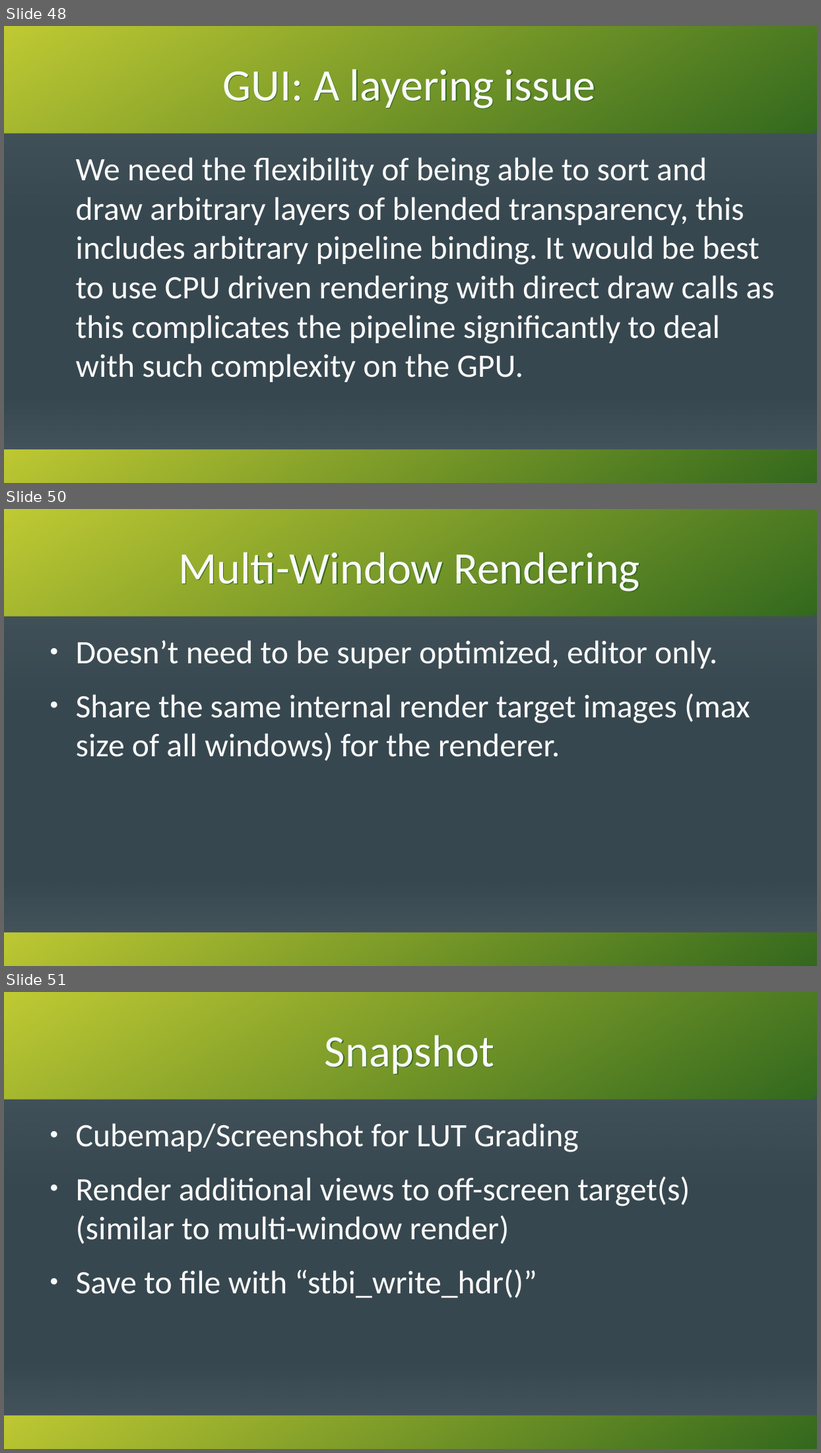
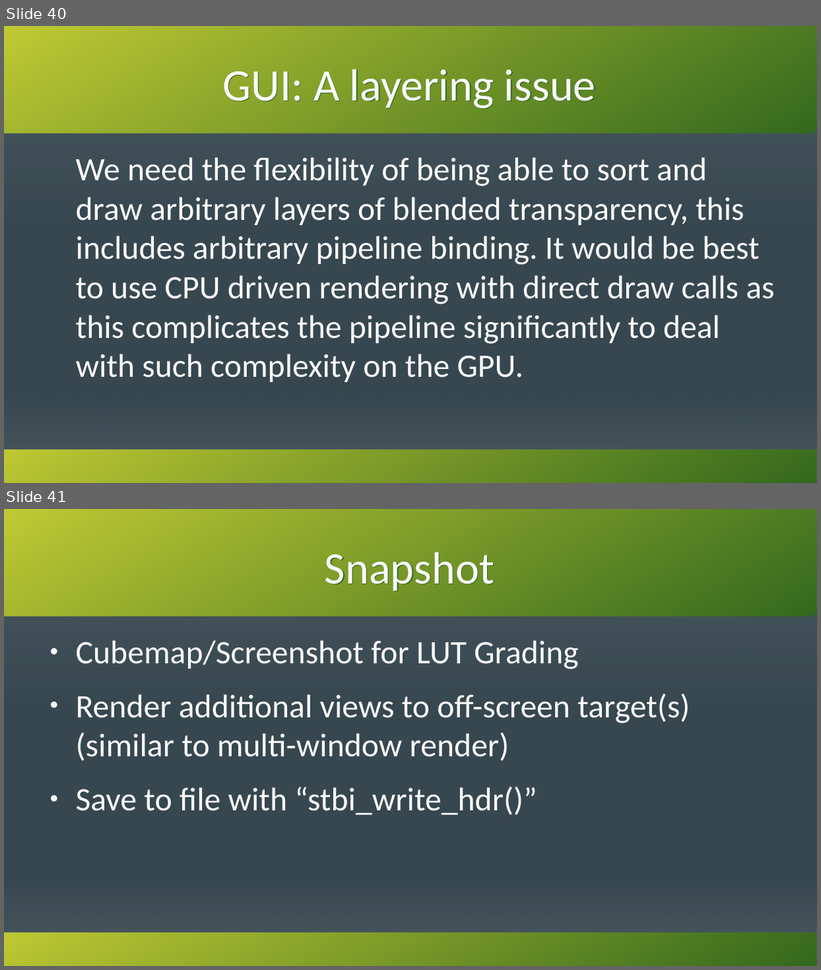
Before and after one commit to KenzieMac130/CitrusToolbox, a slide deck: docs/MovingToGpuDrivenRendering.odp. Shown one above the other, each under a label of ours: slides 48, 50 and 51 before the commit, slides 40 and 41 after it; the slides between them are not shown. The pictures are 821x1453 and 821x970 pixels, drawn with LibreOffice and Linux fonts; fonts in the diff are those of the drawing. Boxes give left, top, right and bottom in pixels: in the first picture for what was removed or moved away, otherwise in the second. Text is boxed around its words. In the diff, an @@ line names an element or a change of style, - is before the commit and + after.

```diff
--- a/docs/MovingToGpuDrivenRendering.odp
+++ b/docs/MovingToGpuDrivenRendering.odp
@@ slide 50 removed at [4,509,817,966], background #37474F; not listed: 4 template elements that a slide beside it also shows @@
@@ title removed at [178,552,640,592] @@
-Multi-Window Rendering
@@ text removed at [76,640,750,761] @@
-● Doesn’t need to be super optimized, editor only.
-● Share the same internal render target images (max size of all windows) for the renderer.
@@ what was slide 48 is now slide 40 @@
@@ what was slide 51 is now slide 41 @@
```
Also in this commit, not shown: 2 slides changed, 9 other slides removed.
